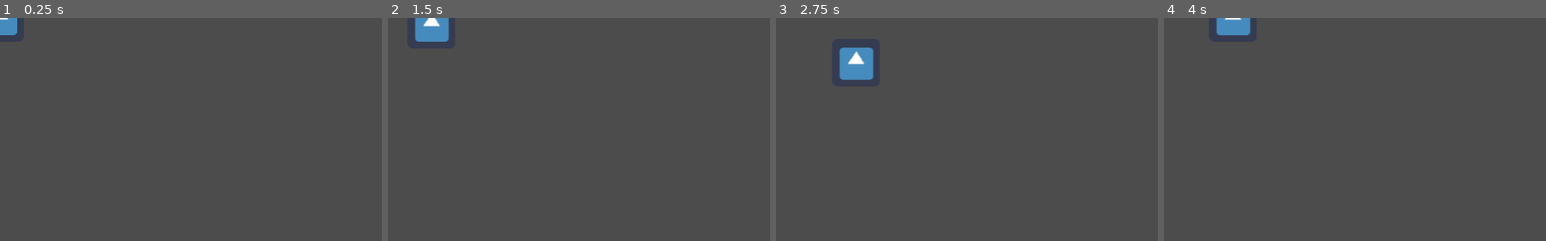
Above: before the commit, frames 1-4 (left to right).
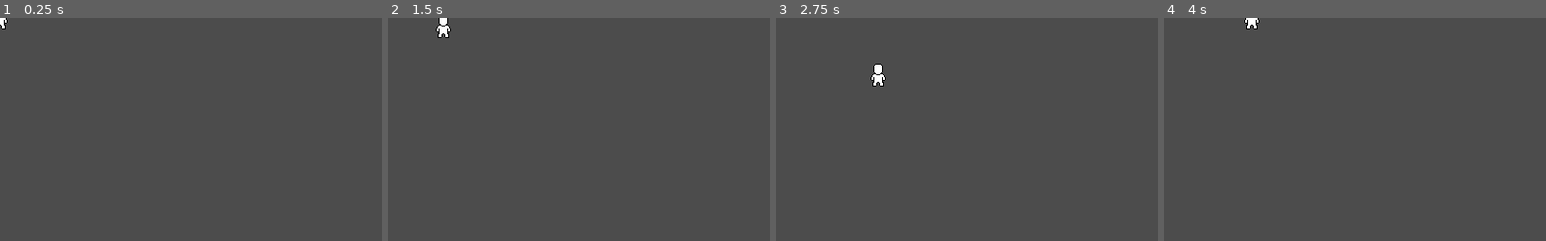
Above: after the commit, the same moments.

Repository: Geminimax/GamingJam2020
Game: Godot game, scene res://Nodes/Character/Player/MainCharacterController.tscn
Same seed, same stepped clock (60 frames per second), same inputs: the game is played once before the commit and once after it. The project has no main scene, so this scene is started directly. The engine's default icon, where the game draws it, is replaced by a stand-in: a white triangle on a blue panel in a dark square.
Inputs (mouse positions are % of the whole screen's width and height, from its top left):
- Up to frame 1 (0.25 s): no input
- Up to frame 2 (1.5 s): tap Enter at 0.5 s; move the mouse to (72, 45) at 0.52 s; hold Right (move_right) 0.53-1.28 s; tap Z (drop_tower) at 0.6 s; move the mouse to (30, 55) at 1.27 s; hold S (move_down) from 1.28 s (still down); click (30, 55) at 1.35 s
- Up to frame 3 (2.75 s): move the mouse to (60, 28) at 2.02 s; release S (move_down) at 2.03 s; hold Right (move_right) from 2.03 s (still down); tap Z (drop_tower) at 2.1 s
- Up to frame 4 (4 s): move the mouse to (45, 70) at 2.77 s; release Right (move_right) at 2.78 s; hold Up (move_up) 2.78-3.53 s; click (45, 70) at 2.85 s; move the mouse to (80, 65) at 3.52 s; hold A (move_left) from 3.53 s (still down); tap Z (drop_tower) at 3.6 s
The pictures show only the part of the screen within x 0-50%, y 0-50%; the shares and areas given below are measured in that part.
The window is 800x468 before the commit and 640x360 after it. Grey fills any space a smaller window leaves; there, only what the larger window draws over its background counts as a difference.

The runs differ from the first frame. In frame 1, 0.3% of the frame differs, in the area x 0-5%, y 0-8%; in frame 2, 1.0%; in frame 3, 1.6%, in the area x 16-29%, y 13-31%; in frame 4, 0.8%.

Commit message:
Add placeholder art, adjust resolution

Diff:
--- a/Nodes/Character/PhysicCharacterBody.tscn
+++ b/Nodes/Character/PhysicCharacterBody.tscn
@@ -1,7 +1,7 @@
 [gd_scene load_steps=4 format=2]
 
 [ext_resource path="res://Nodes/Character/PhysicCharacterBody.gd" type="Script" id=1]
-[ext_resource path="res://icon.png" type="Texture" id=2]
+[ext_resource path="res://Assets/Sprites/AllyPlaceholder.png" type="Texture" id=2]
 
 [sub_resource type="SpriteFrames" id=1]
 animations = [ {
--- a/Nodes/Character/Player/MainCharacterController.gd
+++ b/Nodes/Character/Player/MainCharacterController.gd
@@ -2,8 +2,8 @@
 
 var holdable_character_in_range = null setget set_holdable_character_in_range;
 var holded_character = null
-var drop_distance = 80
-var cast_distance = 80
+var drop_distance = 60
+var cast_distance = 60
 onready var drop_cast : RayCast2D = $PhysicCharacterBody/DropSpotRaycast
 onready var character_cast : RayCast2D = $PhysicCharacterBody/CharacterRaycast
 onready var hold_position = $PhysicCharacterBody/HoldPosition
--- a/Nodes/Character/Player/MainCharacterController.tscn
+++ b/Nodes/Character/Player/MainCharacterController.tscn
@@ -1,10 +1,22 @@
-[gd_scene load_steps=3 format=2]
+[gd_scene load_steps=5 format=2]
 
 [ext_resource path="res://Nodes/Character/Player/MainCharacterController.gd" type="Script" id=1]
 [ext_resource path="res://Nodes/Character/BaseCharacterController.tscn" type="PackedScene" id=2]
+[ext_resource path="res://Assets/Sprites/AllyPlaceholder.png" type="Texture" id=3]
+
+[sub_resource type="SpriteFrames" id=1]
+animations = [ {
+"frames": [ ExtResource( 3 ) ],
+"loop": true,
+"name": "default",
+"speed": 5.0
+} ]
 
 [node name="MainCharacterController" instance=ExtResource( 2 )]
 script = ExtResource( 1 )
+
+[node name="AnimatedSprite" parent="PhysicCharacterBody" index="0"]
+frames = SubResource( 1 )
 
 [node name="DropSpotRaycast" type="RayCast2D" parent="PhysicCharacterBody" index="1"]
 enabled = true
@@ -19,4 +31,6 @@
 collide_with_bodies = false
 
 [node name="HoldPosition" type="Position2D" parent="PhysicCharacterBody" index="3"]
-position = Vector2( 0, -48 )
+position = Vector2( 0, -24 )
+
+[editable path="PhysicCharacterBody"]
--- a/Nodes/Character/Tower/TowerCharacterController.tscn
+++ b/Nodes/Character/Tower/TowerCharacterController.tscn
@@ -1,15 +1,27 @@
-[gd_scene load_steps=6 format=2]
+[gd_scene load_steps=8 format=2]
 
 [ext_resource path="res://Nodes/Character/Tower/TowerCharacterController.gd" type="Script" id=1]
 [ext_resource path="res://Nodes/Character/BaseCharacterController.tscn" type="PackedScene" id=2]
 [ext_resource path="res://Nodes/CharacterCollectionArea.tscn" type="PackedScene" id=3]
 [ext_resource path="res://Assets/Sprites/Selector.png" type="Texture" id=4]
+[ext_resource path="res://Assets/Sprites/AllyPlaceholder.png" type="Texture" id=5]
+
+[sub_resource type="SpriteFrames" id=2]
+animations = [ {
+"frames": [ ExtResource( 5 ) ],
+"loop": true,
+"name": "default",
+"speed": 5.0
+} ]
 
 [sub_resource type="CircleShape2D" id=1]
 radius = 48.0
 
 [node name="TowerCharacterController" instance=ExtResource( 2 )]
 script = ExtResource( 1 )
+
+[node name="AnimatedSprite" parent="PhysicCharacterBody" index="0"]
+frames = SubResource( 2 )
 
 [node name="CharacterCollectionArea" parent="PhysicCharacterBody" index="1" instance=ExtResource( 3 )]
 
@@ -20,5 +32,7 @@
 
 [node name="Selector" type="Sprite" parent="PhysicCharacterBody" index="3"]
 visible = false
-position = Vector2( 0, -48 )
+position = Vector2( 0, -24 )
 texture = ExtResource( 4 )
+
+[editable path="PhysicCharacterBody"]
--- a/Test/CharacterTestScene.tscn
+++ b/Test/CharacterTestScene.tscn
@@ -7,21 +7,21 @@
 [node name="CharacterTestScene" type="Node2D"]
 
 [node name="TowerCharacterController" parent="." instance=ExtResource( 2 )]
-position = Vector2( 520, 208 )
+position = Vector2( 456, 264 )
 
 [node name="TowerCharacterController2" parent="." instance=ExtResource( 2 )]
-position = Vector2( 736, 408 )
+position = Vector2( 288, 256 )
 
 [node name="MainCharacterController" parent="." instance=ExtResource( 1 )]
-position = Vector2( 208, 160 )
+position = Vector2( 72, 64 )
 move_speed = 140.0
 accel_lerp_weight = 10.0
 
 [node name="DropSpot" parent="." instance=ExtResource( 3 )]
-position = Vector2( 672, 288 )
+position = Vector2( 224, 136 )
 
 [node name="DropSpot2" parent="." instance=ExtResource( 3 )]
-position = Vector2( 848, 240 )
+position = Vector2( 400, 88 )
 
 [node name="DropSpot3" parent="." instance=ExtResource( 3 )]
-position = Vector2( 992, 384 )
+position = Vector2( 544, 232 )
--- a/project.godot
+++ b/project.godot
@@ -22,6 +22,12 @@
 
 config/name="Gaming Jam 2020"
 config/icon="res://icon.png"
+
+[display]
+
+window/size/width=640
+window/size/height=360
+window/stretch/mode="2d"
 
 [importer_defaults]
 
Binary file added: Assets/Sprites/AllyPlaceholder.png
Not shown, added: Assets/Sprites/AllyPlaceholder.png.import
Binary file added: Assets/Sprites/EnemyPlaceholder.png
Not shown, added: Assets/Sprites/EnemyPlaceholder.png.import
